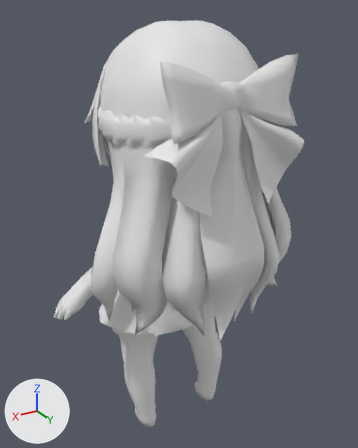
The FBX model Assets/UnityChan/SD_Kohaku_chanz/Models/Misaki_sum_humanoid.fbx as it was, and as the next commit left it.
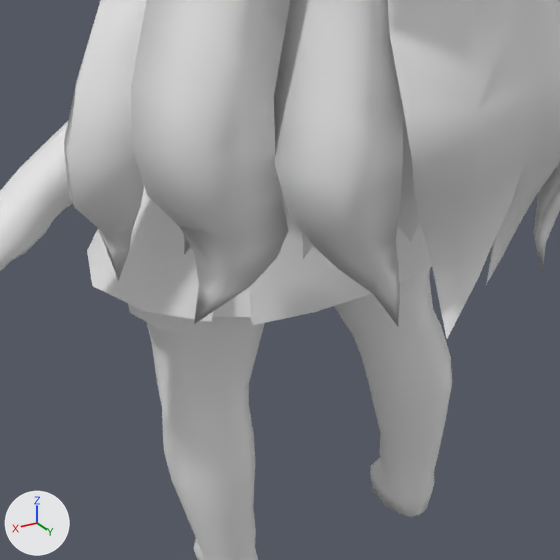
Old and new are each drawn whole from a camera (50 mm lens) standing at (0.564, 0.956, 1.043) and looking at (0.005, 0.024, 0.577) and again close up on the part from 19% to 72% of the width and 50% to 93% of the height. Lighting does not change. The marker at lower left points along +X, +Y and +Z. The first two pictures are the older version. Where no turn or scale is listed for an object, it has been applied to the vertices. Vertices at exactly the same position are counted once.

Names of what the first close-up shows: '_body_summer', 'misaki_head'.
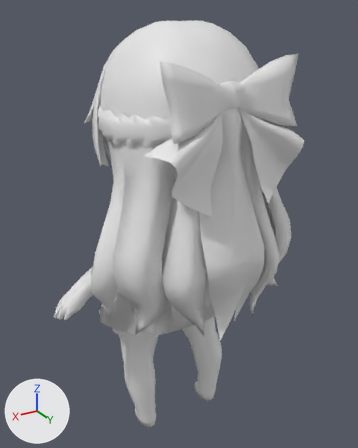
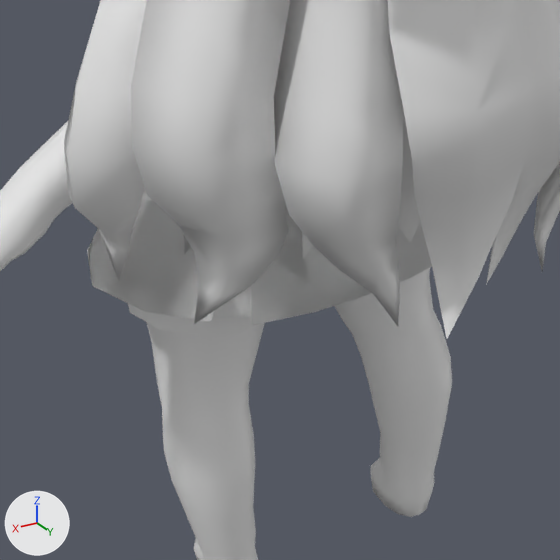
Location of each change, [x1, y1, x2, y2] in pixels of the close-ups (560 x 560 px):
part 1 of me_mesh_004, reshaped: after [87, 186, 432, 324]

Edits to the bpy script that builds the scene:
```text
Change me_mesh_004:
    used by ob_body_summer; location = (0.0, 0.0, 0.0)
    remove me_mesh_004.from_pydata(...)  # 1614 vertices, 3048 faces; spans x -0.315..0.315, y -0.151..0.079, z 0.001..0.673
    add me_mesh_004.from_pydata(...)  # 1693 vertices, 3217 faces; spans x -0.315..0.315, y -0.151..0.079, z 0.001..0.673
    me_mesh_004 part 1
    2 vertices are removed from x -0.094..0.094, y -0.112, z 0.426
    10 faces are deleted
    81 vertices are added at x -0.195..0.195, y -0.151..0.079, z 0.302..0.409
    179 new faces join them, mat_sb_nol_mat (white #e7e7e7)
```
